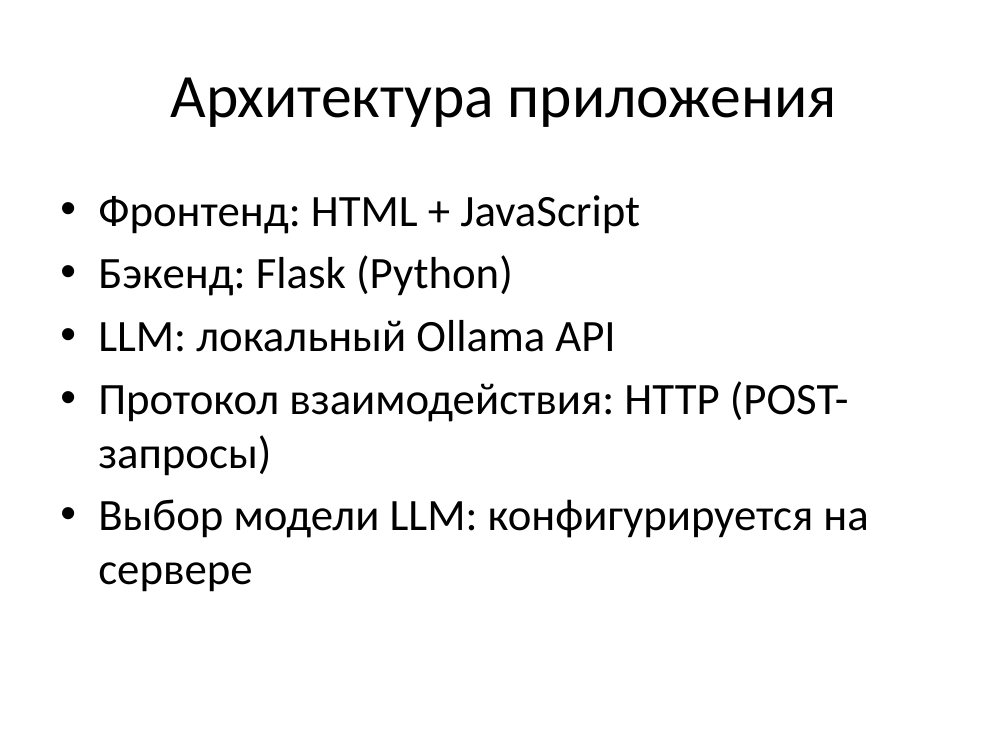
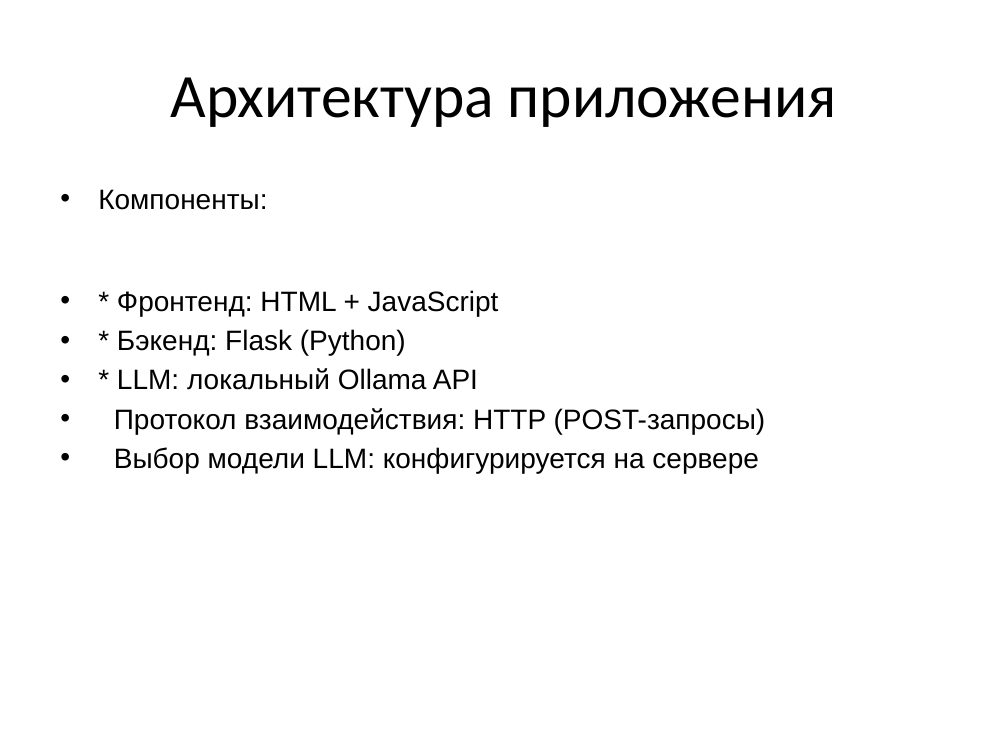
Before and after one commit to Pineson86/ui_ollama, a slide deck: slide 5 of presentation.pptx (slide 4 before the commit). Drawn at 1008x756 pixels with LibreOffice and Linux fonts; fonts in the diff are those of the drawing. Boxes give left, top, right and bottom in pixels: in the first picture for what was removed or moved away, otherwise in the second. Text is boxed around its words. In the diff, an @@ line names an element or a change of style, - is before the commit and + after.

```diff
--- a/presentation.pptx
+++ b/presentation.pptx
@@ text at box(98, 189, 499, 390): text changed; size 32 to 20 pt; font Calibri to Arial @@
-• Фронтенд: HTML + JavaScript
-• Бэкенд: Flask (Python)
-• LLM: локальный Ollama API
+• Компоненты:
+• * Фронтенд: HTML + JavaScript
+• * Бэкенд: Flask (Python)
+• * LLM: локальный Ollama API
@@ text at box(114, 408, 766, 473): size 32 to 20 pt, font Calibri to Arial in "Протокол взаимодействия: HTTP (POST-запросы)", "Выбор модели LLM: конфигурируется на сервере"; less space between paragraphs @@
```
Also in this commit, not shown: 4 other slides changed, 4 slides added, 1 other file.
